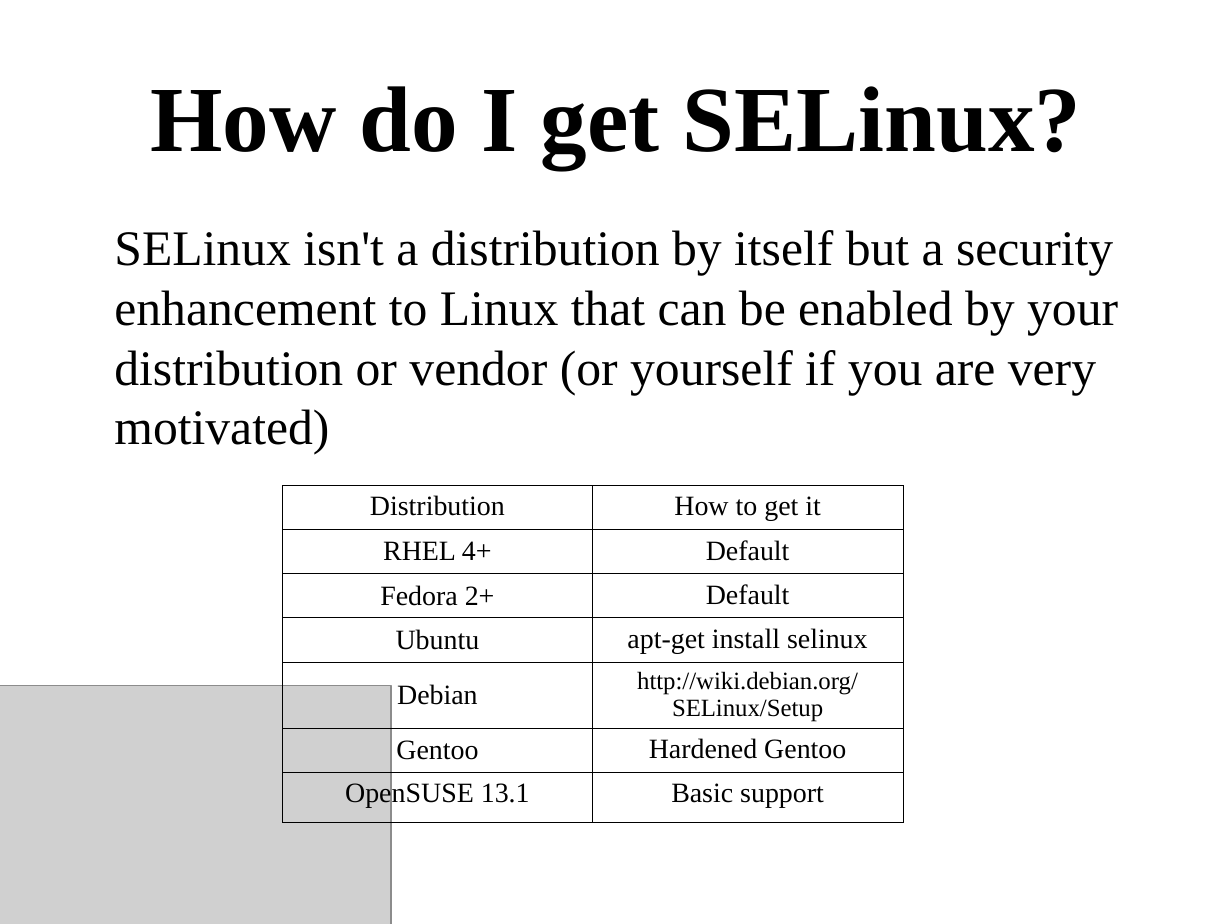
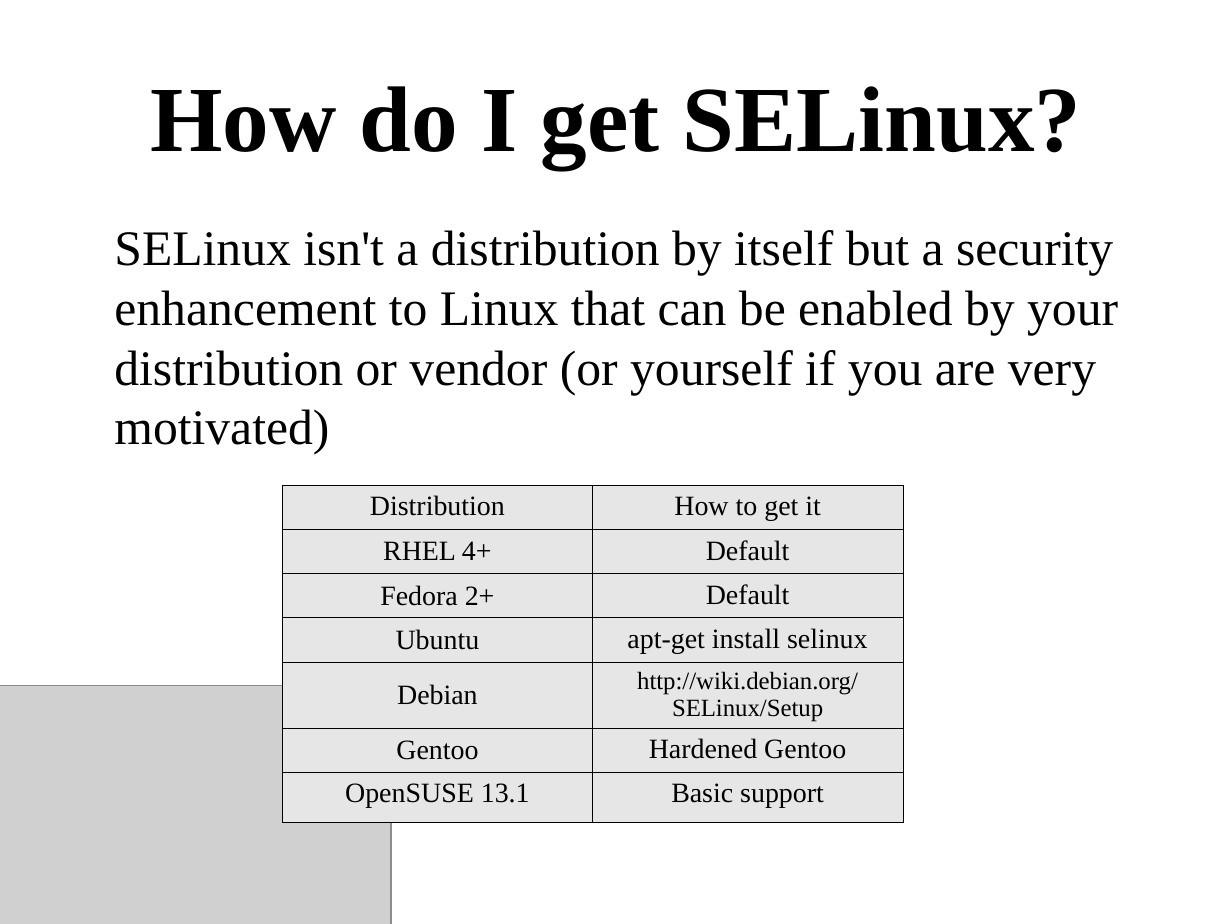
Before and after one commit to dpquigl/demystifying-selinux, a slide deck: slide 9 of demystifying-selinux-part2/demystifying_selinux_part2.odp. Drawn at 1232x924 pixels with LibreOffice and Linux fonts; fonts in the diff are those of the drawing; grey boxes stand for pictures. Boxes give left, top, right and bottom in pixels: in the first picture for what was removed or moved away, otherwise in the second. Text is boxed around its words. In the diff, an @@ line names an element or a change of style, - is before the commit and + after.

```diff
--- a/demystifying-selinux-part2/demystifying_selinux_part2.odp
+++ b/demystifying-selinux-part2/demystifying_selinux_part2.odp
@@ table at [283,485,904,819] @@
@@ fill none to #E6E6E6 in 14 cells @@
```
Also in this commit, not shown: 6 other slides changed, 2 other files.
